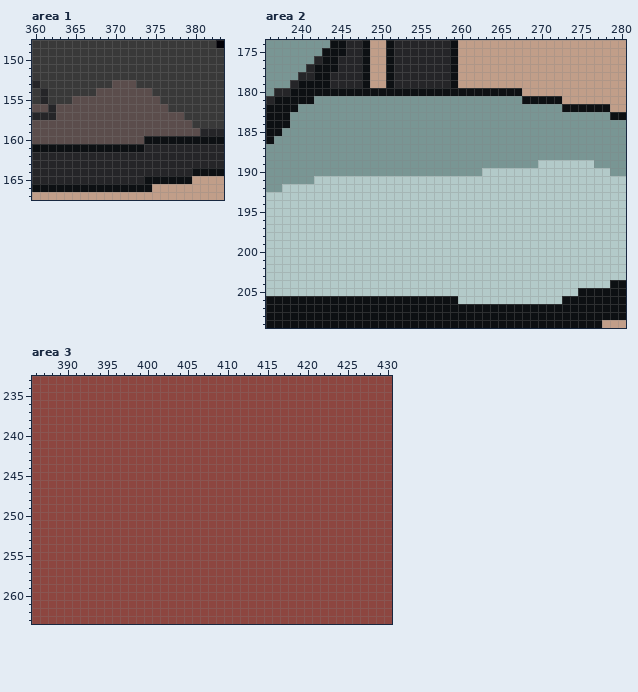
Pixel-art file -- art_resources/backgrounds/bedroom.aseprite. That is the earlier state.
600x350 pixels, 1 frame. Colours within 5 levels of each other are drawn and written as one. Shown: area 1: x 360..383, y 148..167; area 2: x 236..280, y 174..209; area 3: x 386..430, y 233..263. The commit also changed other parts of the picture, which this record leaves out.
And afterwards:
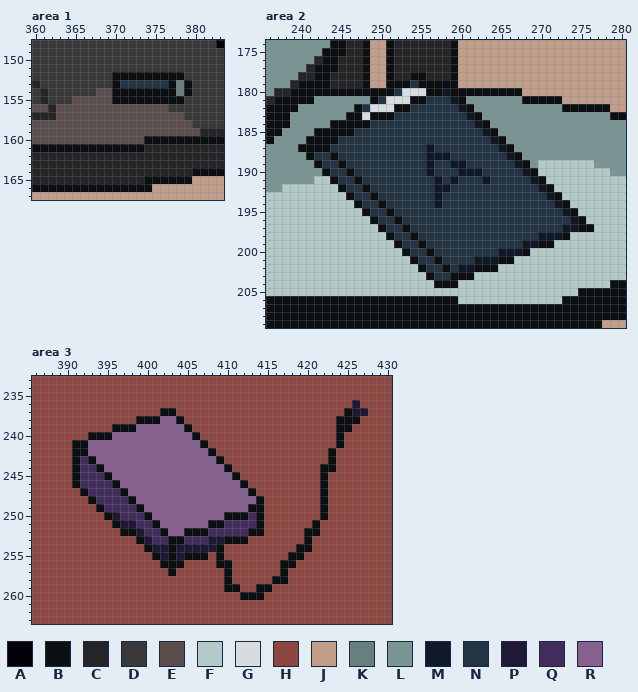
Palette (. is transparent): A #020107  B #0d1013  C #252528  D #393939  E #5b4d4c  F #b3cac9  G #d7dddf  H #8d4640  J #c19e89  K #67807e  L #799694  M #101929  N #233543  P #1f1837  Q #422c5b  R #876090
Changes in this commit:
layer "Повер" added
layer "Флешка" added
layer "Тетрадь" added
Changed rows in their new state; - is an unchanged pixel.
Area 1, layer "Флешка":
first column x 370:
152 BBBBBBBBB-
153 BNNNNNNBKB
154 BBBBBBBBKB
155 BBBBBBBBB-
Area 2, layer "Тетрадь":
first column x 240:
178 --------------BB---------------------
179 ------------BBNBBBB------------------
180 ------------NGGG--M------------------
181 ---------BNGGGBBNNNMB----------------
182 -------BNGGGBBNNNNNNMB---------------
183 ------BBGBBBNNNNNNNNNMB--------------
184 ----BBBBBNNNNNNNNNNNNNMB-------------
185 --BBBBBNNNNNNNNNNNNNNNNMB------------
186 -BBBBNNNNNNNNNNNNNNNNNNNMB-----------
187 BBBBNNNNNNNNNNNNMNNNNNNNNMB----------
188 -BNNBNNNNNNNNNNNMMMNNNNNNNMB---------
189 --BNNBNNNNNNNNNNMNNMMNNNNNNMB--------
190 ---BNNBNNNNNNNNNMNNNMMMNNNNNMB-------
191 ----BNNBNNNNNNNNNMNMNNNMNNNNNMB------
192 -----BNNBNNNNNNNNMMNNNNNNNNNNNMB-----
193 ------BNNBNNNNNNNMNNNNNNNNNNNNNMB----
194 -------BNNBNNNNNNMNNNNNNNNNNNNNNMB---
195 --------BNNBNNNNNNNNNNNNNNNNNNNNNMB--
196 ---------BNNBNNNNNNNNNNNNNNNNNNNNNMB-
197 ----------BNNBNNNNNNNNNNNNNNNNNNNMMBB
198 -----------BNNBNNNNNNNNNNNNNNNMMMB---
199 ------------BNNBNNNNNNNNNNNNMMBB-----
200 -------------BNNBNNNNNNNNMMMB--------
201 --------------BNNBNNNNMMMBB----------
202 ---------------BNNBNMMBBB------------
203 ----------------BNNBBB---------------
204 -----------------BBB-----------------
Area 3, layer "Повер":
first column x 391:
236 -----------------------------------P-
237 -----------BB---------------------BPP
238 --------BBBRRB-------------------BBB-
239 -----BBBRRRRRRB------------------BB--
240 --BBBRRRRRRRRRRB-----------------B---
241 BBRRRRRRRRRRRRRRB----------------B---
242 BBRRRRRRRRRRRRRRRB--------------B----
243 BQBRRRRRRRRRRRRRRRB-------------B----
244 BQQBRRRRRRRRRRRRRRRB-----------BB----
245 BQQQBRRRRRRRRRRRRRRRB----------B-----
246 BQQQQBRRRRRRRRRRRRRRRB---------B-----
247 -BQQQQBRRRRRRRRRRRRRRRB--------B-----
248 --BQQQQBRRRRRRRRRRRRRRRB-------B-----
249 ---BQQQQBRRRRRRRRRRRRRBB-------B-----
250 ----BPQQQBRRRRRRRRRBBBQB-------B-----
251 -----BPPQQBRRRRRRBBQQQQB------B------
252 ------BBPQQBRRBBBQQQQQBB-----BB------
253 --------BPQQBBQQQPPBBB-------B-------
254 ---------BPPBPPPPPB---------BB-------
255 ----------BPBPBBB-B--------BB--------
256 -----------BBB----BB------BB---------
257 ------------B------B------B----------
258 -------------------B-----BB----------
259 -------------------BB--BB------------
260 ---------------------BBB-------------
Where, in picture pixels (left, top, right, bottom), the same in both pictures:
changed: (112, 72, 192, 104)
changed: (298, 72, 594, 288)
changed: (72, 400, 368, 600)
